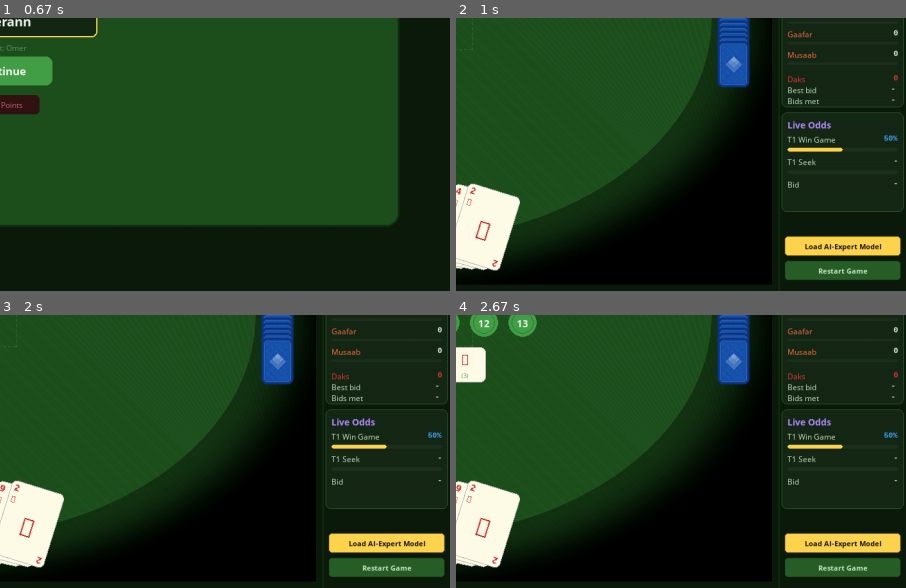
Above: before the commit, frames 1-4 (two rows, left to right).
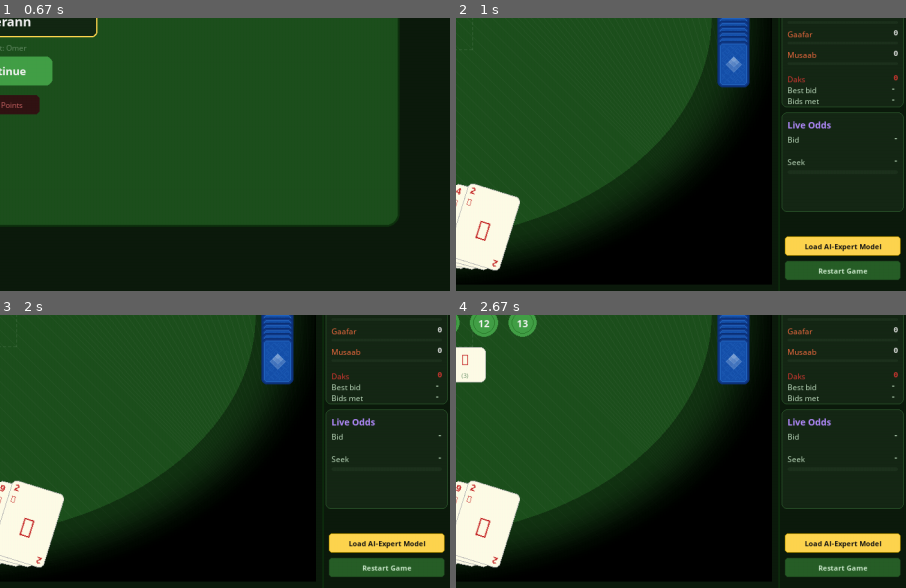
Above: after the commit, the same moments.

Repository: aamagzoub/engineering-intelligence
Game: pygame game, started from gui_pygame/main.py
The game is run twice, just before and just after one commit, with the same random seed, the same clock (stepped at 60 frames per second) and the same inputs.
Inputs (mouse positions are % of the whole screen's width and height, from its top left):
- Up to frame 1 (0.67 s): type "ann" at 0.33 s
- Up to frame 2 (1 s): tap Enter at 0.67 s; click "▶ Start Game" at 0.93 s
- Up to frame 3 (2 s): click "Restart Game" at 1.27 s; click "Continue" at 1.6 s; tap Enter at 1.88 s
- Up to frame 4 (2.67 s): click (45, 76) at 2.27 s; click (47, 33) at 2.6 s
The pictures show only the part of the screen within x 50-100%, y 50-100%; the shares and areas given below are measured in that part.

Frame 1 is identical in both runs. In frame 2, 0.5% of the frame differs, in the area x 73-99%, y 42-63%; in frame 3, 0.5%; in frame 4, 0.5%.

Commit message:
Live Odds: Bid shows tricks/bid, Seek shows tricks/13, remove vague percentages

Diff:
--- a/gui_pygame/game_screen.py
+++ b/gui_pygame/game_screen.py
@@ -1872,69 +1872,10 @@
         tricks_played = self.team_tricks[0] + self.team_tricks[1]
         tricks_left = 13 - tricks_played
 
-        # Win probability: based on current game score + shota progress.
-        # Simple heuristic: who's closer to 25 considering tricks in this shota.
-        t1_total = self.game_scores[0]
-        t2_total = self.game_scores[1]
-        # Project current shota contribution.
-        if tricks_played > 0:
-            t1_rate = self.team_tricks[0] / tricks_played
-            t2_rate = self.team_tricks[1] / tricks_played
-        else:
-            t1_rate = 0.5
-            t2_rate = 0.5
-        t1_projected = t1_total + self.team_tricks[0] + t1_rate * tricks_left
-        t2_projected = t2_total + self.team_tricks[1] + t2_rate * tricks_left
-        total_proj = t1_projected + t2_projected
-        win_prob = (t1_projected / total_proj * 100) if total_proj > 0 else 50.0
-        win_prob = max(5.0, min(95.0, win_prob))
-
-        # Win probability bar.
         bar_x = panel_x + pad + 4
         bar_w = inner_w - 8
-        win_label = "T1 Win Game" if win_prob >= 50 else "T2 Win Game"
-        win_display_color = TEAM1_BLUE if win_prob >= 50 else TEAM2_ORANGE
-        self.screen.blit(label_font.render(win_label, True, TEXT_LIGHT), (bar_x, py))
-        pct_surf = value_font.render(f"{win_prob:.0f}%", True, win_display_color)
-        self.screen.blit(pct_surf, (panel_x + panel_w - pad - 4 - pct_surf.get_width(), py))
-        py += 21
-        pygame.draw.rect(self.screen, (30, 50, 30), (bar_x, py, bar_w, 6), border_radius=3)
-        win_fill = win_prob / 100.0
-        # Color shifts: green when >60%, yellow 40-60%, orange <40%.
-        if win_prob >= 60:
-            bar_color = HIGHLIGHT_GREEN
-        elif win_prob >= 40:
-            bar_color = TEXT_GOLD
-        else:
-            bar_color = TEAM2_ORANGE
-        pygame.draw.rect(self.screen, bar_color, (bar_x, py, int(bar_w * win_fill), 6), border_radius=3)
-        py += 14
-
-        # Seek probability.
-        # Seek = one team wins all 13. Probability spikes as one team approaches 10+.
-        t1_seek = 0.0
-        t2_seek = 0.0
-        if tricks_played > 0:
-            if self.team_tricks[1] == 0 and self.team_tricks[0] >= 6:
-                t1_seek = min(95, (self.team_tricks[0] / 13.0) ** 3 * 100)
-            if self.team_tricks[0] == 0 and self.team_tricks[1] >= 6:
-                t2_seek = min(95, (self.team_tricks[1] / 13.0) ** 3 * 100)
-        seek_prob = max(t1_seek, t2_seek)
-        seek_team_label = "T1 Seek" if t1_seek >= t2_seek else "T2 Seek"
-        seek_color = TEAM1_BLUE if t1_seek >= t2_seek else TEAM2_ORANGE
-
-        self.screen.blit(label_font.render(seek_team_label, True, TEXT_LIGHT), (bar_x, py))
-        seek_text = f"{seek_prob:.0f}%" if seek_prob > 0 else "-"
-        sk_surf = value_font.render(seek_text, True, seek_color if seek_prob > 0 else TEXT_LIGHT)
-        self.screen.blit(sk_surf, (panel_x + panel_w - pad - 4 - sk_surf.get_width(), py))
-        py += 21
-        pygame.draw.rect(self.screen, (30, 50, 30), (bar_x, py, bar_w, 6), border_radius=3)
-        if seek_prob > 0:
-            pygame.draw.rect(self.screen, seek_color,
-                             (bar_x, py, int(bar_w * seek_prob / 100.0), 6), border_radius=3)
-        py += 14
-
-        # Bid progress: tricks won / bid value.
+
+        # Bid progress: shooter tricks / bid value.
         if self.bid_value > 0:
             shooter_team = 0 if self.shooter_id in (0, 2) else 1
             shooter_tricks = self.team_tricks[shooter_team]
@@ -1943,28 +1884,64 @@
             bid_failed = (shooter_tricks + tricks_left) < self.bid_value
 
             if bid_met:
-                bid_color = HIGHLIGHT_GREEN
+                win_color = HIGHLIGHT_GREEN
             elif bid_failed:
-                bid_color = BUTTON_RED
+                win_color = BUTTON_RED
             else:
-                bid_color = TEXT_GOLD
-
-            bid_label = f"Bid {shooter_tricks}/{self.bid_value}"
-            self.screen.blit(label_font.render(bid_label, True, TEXT_LIGHT), (bar_x, py))
-            status = "MET" if bid_met else ("FAILED" if bid_failed else "")
-            bp_surf = value_font.render(status, True, bid_color) if status else value_font.render(
-                f"{DISPLAY_NAMES.get(self.shooter_id, '?')}", True, TEXT_LIGHT)
-            self.screen.blit(bp_surf, (panel_x + panel_w - pad - 4 - bp_surf.get_width(), py))
+                win_color = TEXT_GOLD
+
+            shooter_name = DISPLAY_NAMES.get(self.shooter_id, "?")
+            win_label = f"Bid {shooter_tricks}/{self.bid_value}"
+            self.screen.blit(label_font.render(win_label, True, TEXT_LIGHT), (bar_x, py))
+            status = "MET" if bid_met else ("FAILED" if bid_failed else shooter_name)
+            ws_surf = value_font.render(status, True, win_color)
+            self.screen.blit(ws_surf, (panel_x + panel_w - pad - 4 - ws_surf.get_width(), py))
             py += 21
             pygame.draw.rect(self.screen, (30, 50, 30), (bar_x, py, bar_w, 6), border_radius=3)
             fill_w = int(bar_w * bid_fill)
             if fill_w > 0:
-                pygame.draw.rect(self.screen, bid_color, (bar_x, py, fill_w, 6), border_radius=3)
+                pygame.draw.rect(self.screen, win_color, (bar_x, py, fill_w, 6), border_radius=3)
         else:
             self.screen.blit(label_font.render("Bid", True, TEXT_LIGHT), (bar_x, py))
-            bp_surf = value_font.render("-", True, TEXT_LIGHT)
-            self.screen.blit(bp_surf, (panel_x + panel_w - pad - 4 - bp_surf.get_width(), py))
+            ws_surf = value_font.render("-", True, TEXT_LIGHT)
+            self.screen.blit(ws_surf, (panel_x + panel_w - pad - 4 - ws_surf.get_width(), py))
             py += 21
+        py += 14
+
+        # Seek: leading team tricks / 13.
+        t1_tricks = self.team_tricks[0]
+        t2_tricks = self.team_tricks[1]
+        # Only show seek if one team has all tricks so far (other has 0).
+        if t2_tricks == 0 and t1_tricks > 0:
+            seek_team = 0
+            seek_tricks = t1_tricks
+            seek_color = TEAM1_BLUE
+            seek_label = f"T1 Seek {seek_tricks}/13"
+        elif t1_tricks == 0 and t2_tricks > 0:
+            seek_team = 1
+            seek_tricks = t2_tricks
+            seek_color = TEAM2_ORANGE
+            seek_label = f"T2 Seek {seek_tricks}/13"
+        else:
+            seek_team = -1
+            seek_tricks = 0
+            seek_color = TEXT_LIGHT
+            seek_label = "Seek"
+
+        self.screen.blit(label_font.render(seek_label, True, TEXT_LIGHT), (bar_x, py))
+        if seek_team >= 0:
+            seek_fill = seek_tricks / 13.0
+            sk_surf = value_font.render(f"{seek_tricks}/13", True, seek_color)
+        else:
+            seek_fill = 0
+            sk_surf = value_font.render("-", True, TEXT_LIGHT)
+        self.screen.blit(sk_surf, (panel_x + panel_w - pad - 4 - sk_surf.get_width(), py))
+        py += 21
+        pygame.draw.rect(self.screen, (30, 50, 30), (bar_x, py, bar_w, 6), border_radius=3)
+        if seek_fill > 0:
+            pygame.draw.rect(self.screen, seek_color,
+                             (bar_x, py, int(bar_w * seek_fill), 6), border_radius=3)
+        py += 14
 
         # ========== BUTTONS (fixed at bottom) ==========
         btn_y = SCREEN_HEIGHT - 85
